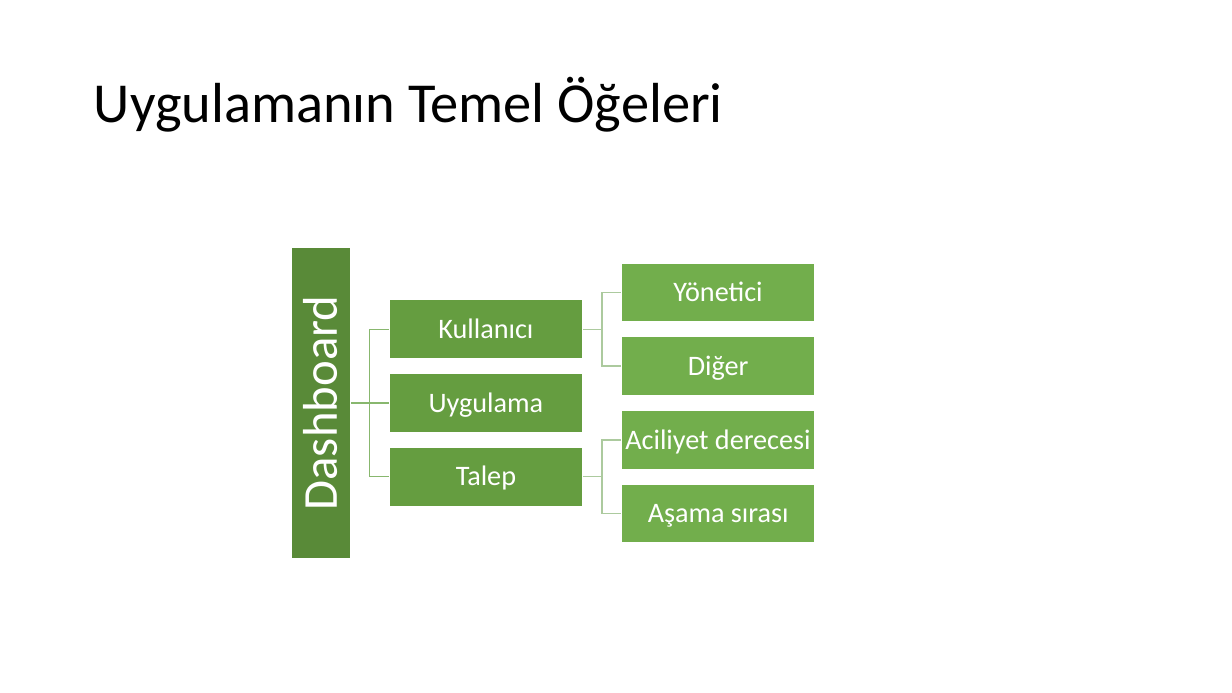
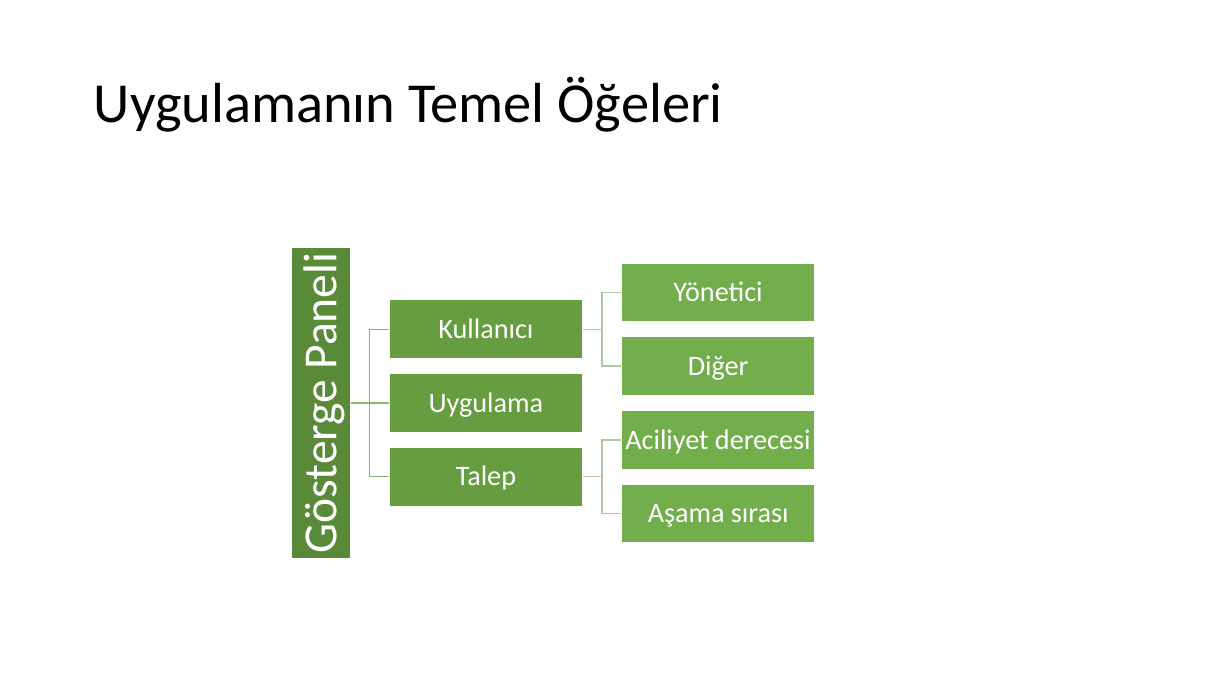
Before and after one commit to NisanurBulut/Yeti, a slide deck: slide 4 of Trailers/Yeti-Proje-Sunumu.pptx (slide 3 before the commit). Drawn at 1232x693 pixels with LibreOffice and Linux fonts; fonts in the diff are those of the drawing. Boxes give left, top, right and bottom in pixels: in the first picture for what was removed or moved away, otherwise in the second. Text is boxed around its words. In the diff, an @@ line names an element or a change of style, - is before the commit and + after.

```diff
--- a/Trailers/Yeti-Proje-Sunumu.pptx
+++ b/Trailers/Yeti-Proje-Sunumu.pptx
@@ text at [291,264,349,548]: text changed; size 38 to 37 pt @@
-Dashboard
+Gösterge Paneli
```
Also in this commit, not shown: 1 other slide changed, 1 slide added.
